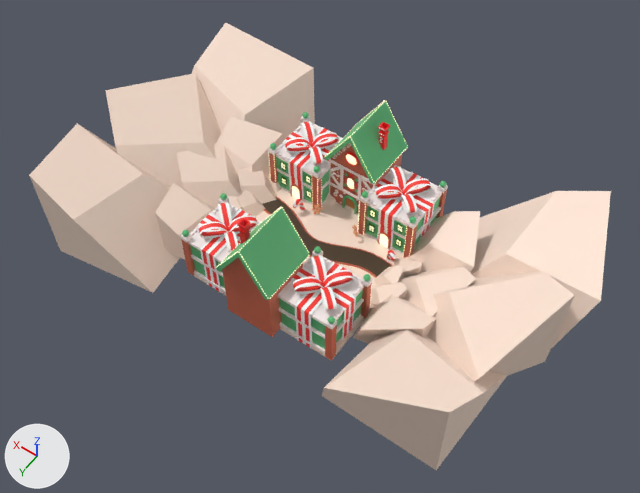
The FBX model Aventuras vr/Assets/Models/ChristmasEnvironment_VR.fbx: old version first, new version second.
Both versions are drawn from a 50 mm camera at (-2.13, 3.23, 4.69) aimed at (-0.1, 0.39, 0.22). Lighting does not change. The marker at lower left points along +X, +Y and +Z. Objects named as collision shapes, trigger or cutter boxes, shadow casters or lower levels of detail are left out. Where no turn or scale is listed for an object, it has been applied to the vertices. Vertices at the same position are counted once.

Objects in the first picture: 'Christmas_Buildings'.
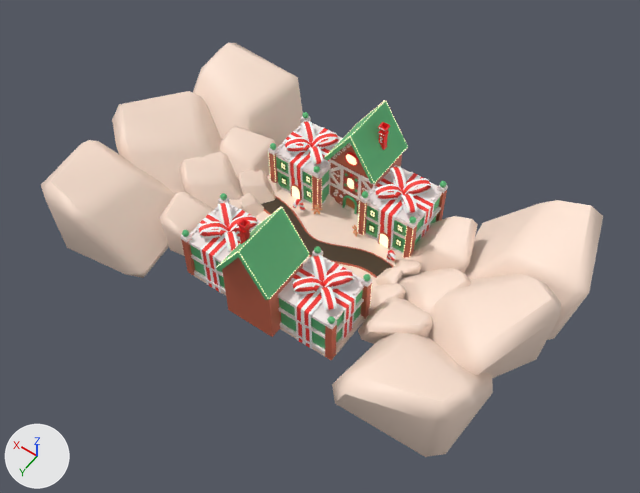
The change, as a list of edits to the scene's bpy script:
```text
Change me_mesh_007:
    remove me_mesh_007.from_pydata(...)  # 28997 vertices, 29336 faces; spans x -1.76..1.76, y -1.04..1.04, z -0.44..0.44
    add me_mesh_007.from_pydata(...)  # 34414 vertices, 34593 faces; spans x -1.67..1.67, y -0.98..0.98, z -0.44..0.44
    me_mesh_007 part 1: the loose piece of 8 vertices spanning x -1.01..-0.53, y -0.06..0.52, z -0.37..0.03 is rebuilt with 24 vertices and now spans x -1.0..-0.57, y -0.01..0.47, z -0.37..-0.02
    me_mesh_007 part 2: the loose piece of 8 vertices spanning x -1.64..-0.56, y -0.59..0.53, z -0.44..0.31 is rebuilt with 24 vertices and now spans x -1.62..-0.7, y -0.49..0.47, z -0.44..0.21
    me_mesh_007 part 3: the loose piece of 8 vertices spanning x -1.76..-0.7, y -0.98..-0.11, z -0.44..0.31 is rebuilt with 24 vertices and now spans x -1.67..-0.79, y -0.98..-0.19, z -0.44..0.21
    me_mesh_007 part 4: the loose piece of 8 vertices spanning x 0.46..0.7, y 0.02..0.29, z -0.32..-0.15 is rebuilt with 24 vertices and now spans x 0.49..0.7, y 0.04..0.27, z -0.32..-0.17
    me_mesh_007 part 5: the loose piece of 8 vertices spanning x -1.5..-0.63, y 0.06..1.04, z -0.44..0.31 is rebuilt with 24 vertices and now spans x -1.49..-0.66, y 0.14..0.97, z -0.44..0.21
    me_mesh_007 part 6: the loose piece of 8 vertices spanning x 0.5..1.08, y -0.23..0.37, z -0.37..0.03 is rebuilt with 24 vertices and now spans x 0.57..1.06, y -0.2..0.31, z -0.37..-0.02
    me_mesh_007 part 7: the loose piece of 8 vertices spanning x 0.42..0.99, y 0.13..0.61, z -0.37..0.03 is rebuilt with 24 vertices and now spans x 0.47..0.95, y 0.17..0.6, z -0.37..-0.02
    me_mesh_007 part 8: the loose piece of 8 vertices spanning x 0.53..1.01, y -0.52..0.06, z -0.37..0.03 is rebuilt with 24 vertices and now spans x 0.57..1.0, y -0.47..0.01, z -0.37..-0.02
    me_mesh_007 part 9: the loose piece of 8 vertices spanning x 0.56..1.64, y -0.53..0.59, z -0.44..0.31 is rebuilt with 24 vertices and now spans x 0.7..1.62, y -0.47..0.49, z -0.44..0.21
    me_mesh_007 part 10: the loose piece of 8 vertices spanning x 0.7..1.76, y 0.11..0.98, z -0.44..0.31 is rebuilt with 24 vertices and now spans x 0.79..1.67, y 0.19..0.98, z -0.44..0.21
    me_mesh_007 part 11: the loose piece of 8 vertices spanning x 0.63..1.5, y -1.04..-0.06, z -0.44..0.31 is rebuilt with 24 vertices and now spans x 0.66..1.49, y -0.97..-0.14, z -0.44..0.21
    me_mesh_007 part 12: the loose piece of 8 vertices spanning x -0.61..-0.49, y 0.17..0.31, z -0.3..-0.2 is rebuilt with 24 vertices and now spans x -0.6..-0.5, y 0.18..0.3, z -0.3..-0.22
    me_mesh_007 part 13: the loose piece of 8 vertices spanning x -0.74..-0.42, y -0.05..0.28, z -0.33..-0.11 is rebuilt with 24 vertices and now spans x -0.73..-0.46, y -0.02..0.26, z -0.33..-0.14
    me_mesh_007 part 14: the loose piece of 8 vertices spanning x -0.63..-0.44, y -0.11..0.08, z -0.31..-0.16 is rebuilt with 24 vertices and now spans x -0.62..-0.46, y -0.1..0.07, z -0.31..-0.18
    me_mesh_007 part 15: the loose piece of 8 vertices spanning x -0.7..-0.46, y -0.29..-0.02, z -0.32..-0.15 is rebuilt with 24 vertices and now spans x -0.7..-0.49, y -0.27..-0.05, z -0.32..-0.17
    me_mesh_007 part 16: the loose piece of 8 vertices spanning x -1.08..-0.5, y -0.37..0.23, z -0.37..0.03 is rebuilt with 24 vertices and now spans x -1.06..-0.57, y -0.31..0.2, z -0.37..-0.02
    me_mesh_007 part 17: the loose piece of 8 vertices spanning x -0.99..-0.42, y -0.61..-0.13, z -0.37..0.03 is rebuilt with 24 vertices and now spans x -0.95..-0.47, y -0.6..-0.17, z -0.37..-0.02
    me_mesh_007 part 18: 1496 vertices moved within x -0.59..0.57, y -0.74..0.77, z -0.31..0.44; 3319 vertices removed from x -0.59..0.61, y -0.74..0.77, z -0.32..0.44; 9203 vertices added at x -0.59..0.61, y -0.74..0.77, z -0.34..0.43
Change ob_christmas_buildings:
    ob_christmas_buildings.location: (0.0, 0.267, 0.339) -> (0.0, 0.267, 0.34)
```

Pixel boxes [x1, y1, x2, y2] of what changed, in the pictures (640 x 493 px):
'Christmas_Buildings', reshaped, moved: before [29, 23, 611, 470]; after [41, 43, 603, 457]
part 1 of me_mesh_007, rebuilt: before [353, 295, 436, 344]; after [358, 297, 433, 344]
part 2 of me_mesh_007, rebuilt: before [428, 272, 575, 382]; after [428, 274, 561, 378]
part 3 of me_mesh_007, rebuilt: before [470, 191, 611, 348]; after [464, 200, 603, 340]
part 4 of me_mesh_007, rebuilt (11% narrower, 19% shorter): before [227, 196, 244, 211]; after [229, 199, 244, 211]
part 5 of me_mesh_007, rebuilt (13% narrower, 11% shorter): before [322, 329, 507, 470]; after [332, 332, 493, 457]
part 6 of me_mesh_007, rebuilt: before [177, 142, 242, 208]; after [179, 151, 243, 209]
part 7 of me_mesh_007, rebuilt: before [155, 183, 215, 260]; after [159, 192, 214, 256]
part 8 of me_mesh_007, rebuilt: before [217, 116, 283, 176]; after [220, 126, 275, 180]
part 9 of me_mesh_007, rebuilt: before [105, 73, 222, 189]; after [112, 91, 222, 195]
part 10 of me_mesh_007, rebuilt (12% narrower, 19% shorter): before [29, 123, 180, 293]; after [41, 140, 174, 278]
part 11 of me_mesh_007, rebuilt: before [192, 23, 315, 141]; after [193, 43, 303, 147]
part 12 of me_mesh_007, rebuilt: before [369, 303, 374, 312]; after [368, 302, 374, 314]
part 13 of me_mesh_007, rebuilt: before [370, 282, 407, 305]; after [370, 283, 406, 308]
part 14 of me_mesh_007, rebuilt: before [374, 265, 404, 285]; after [375, 267, 403, 285]
part 15 of me_mesh_007, rebuilt: before [393, 258, 422, 277]; after [394, 258, 421, 278]
part 16 of me_mesh_007, rebuilt: before [398, 267, 476, 317]; after [398, 268, 471, 315]
part 17 of me_mesh_007, rebuilt: before [403, 211, 480, 272]; after [403, 216, 478, 273]
part 18 of me_mesh_007, built on: before [182, 100, 447, 354]; after [182, 101, 447, 354]
